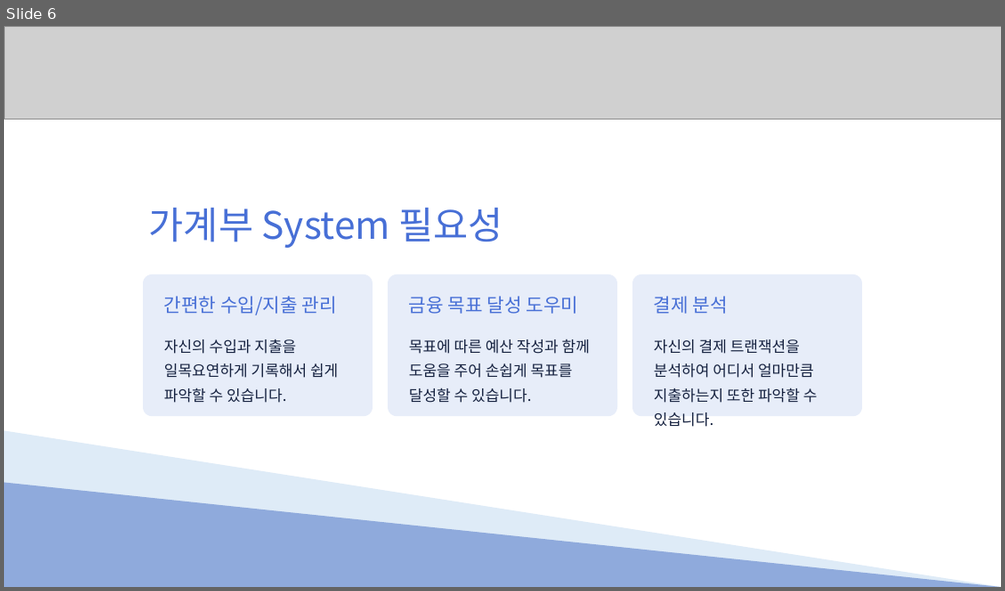
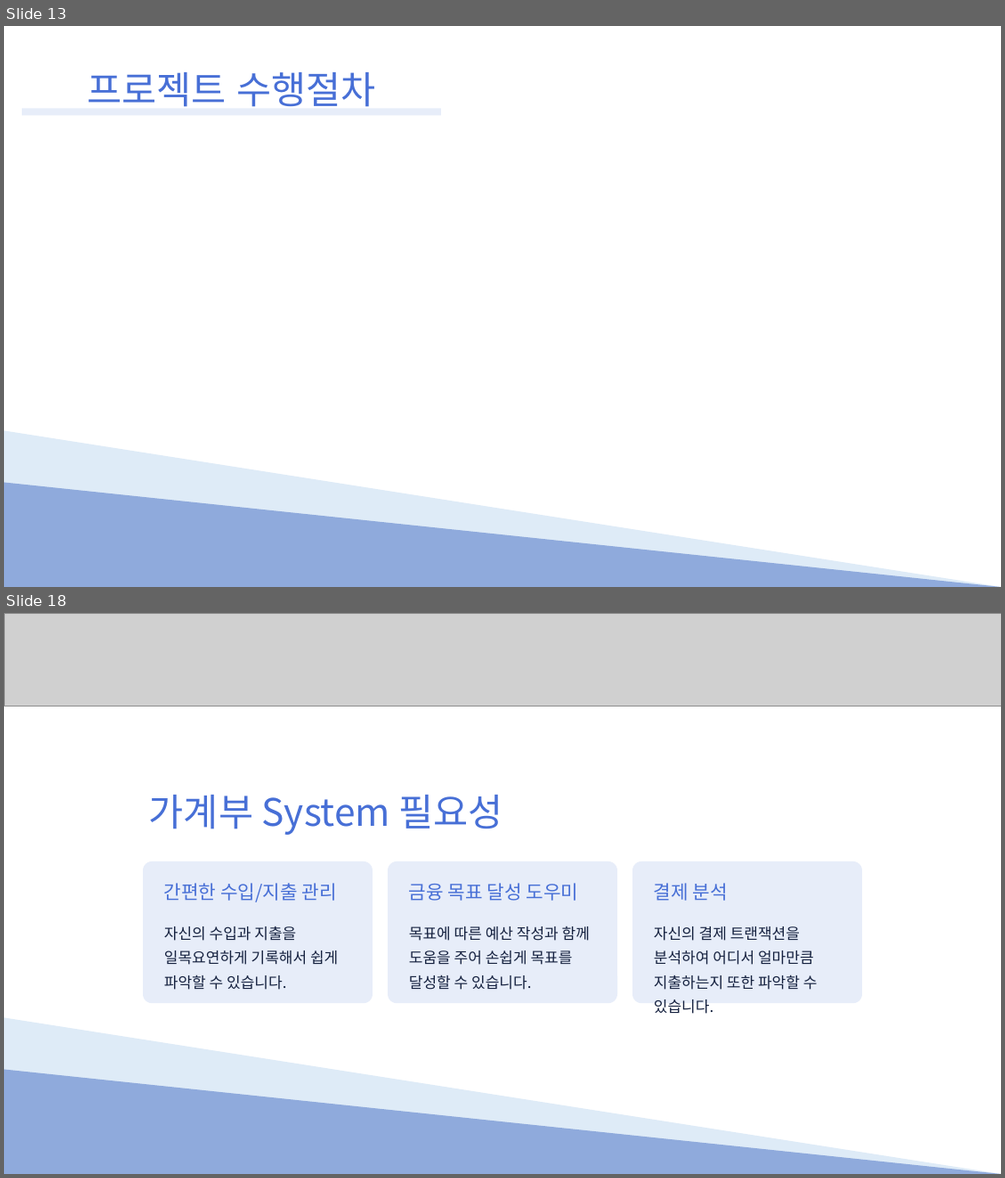
Before and after one commit to Hyno2/C-project, a slide deck: PPT/System.pptx. Shown one above the other, each under a label of ours: slide 6 before the commit, slides 13 and 18 after it; the slides between them are not shown. The pictures are 1005x591 and 1005x1178 pixels, drawn with LibreOffice and Linux fonts; fonts in the diff are those of the drawing; grey boxes stand for pictures. Boxes give left, top, right and bottom in pixels: in the first picture for what was removed or moved away, otherwise in the second. Text is boxed around its words. In the diff, an @@ line names an element or a change of style, - is before the commit and + after.

```diff
--- a/PPT/System.pptx
+++ b/PPT/System.pptx
@@ slide 13 added at (4, 26, 1001, 587), background #FFFFFF @@
@@ text added at (87, 72, 375, 107), 43.7 pt, text #476FD6 @@
+프로젝트 수행절차
@@ rectangle added at (22, 108, 441, 115), fill #E7EDF9 @@
@@ right triangle added at (4, 430, 1001, 587), fill #DEEBF7 @@
@@ right triangle added at (4, 482, 1001, 587), fill #8FAADC @@
@@ what was slide 6 is now slide 18 @@
```
Also in this commit, not shown: 3 slides changed, 15 other slides added, 4 slides removed.
